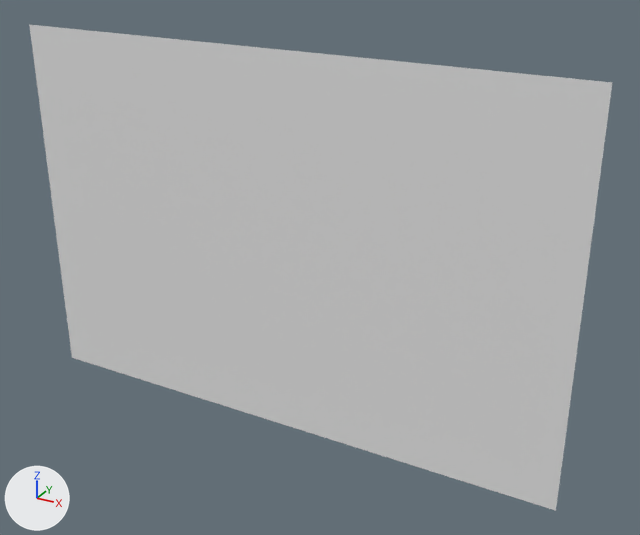
What one commit did to the OBJ model Project/Assets/Tiled2Unity/Meshes/map1.obj.
Rendered twice from a 50 mm lens placed at (248.0, -1329.0, 271.0), pointed at (-499.0, 30.0, -409.0). The lights are fixed; the arrows at lower left show +X, +Y and +Z. Where no turn or scale is listed for an object, it has been applied to the vertices.

Objects in the first picture: 'map1'.
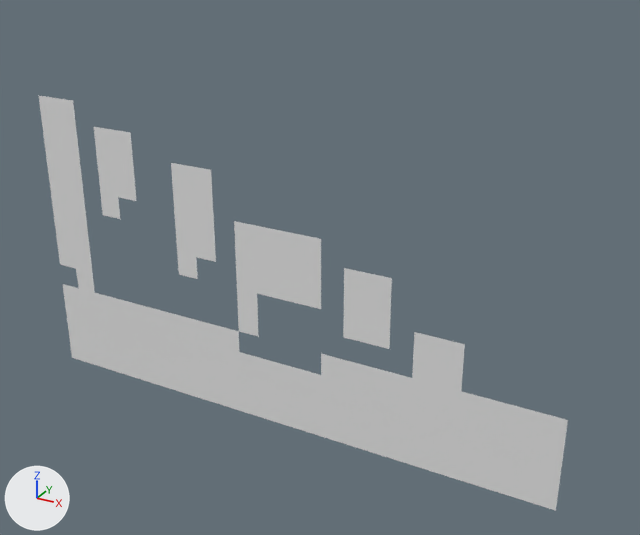
Location of each change, [x1, y1, x2, y2] in pixels of the pictures (640 x 535 px):
'map1', reshaped (9% narrower, 14% shorter): before [29, 25, 613, 511]; after [38, 95, 568, 511]
part 1 of me_map1, deleted: before [29, 25, 613, 420]

Edits to the bpy script that builds the scene:
```text
Change me_map1:
    used by ob_map1; location = (0.0, 0.0, 0.0)
    remove me_map1.from_pydata(...)  # 425 vertices, 384 faces; spans x -1152.0..0.0, y 0.0, z -768.0..0.0
    add me_map1.from_pydata(...)  # 221 vertices, 149 faces; spans x -1152.0..0.0, y 0.0, z -768.0..-144.0
    me_map1 part 1
    204 vertices are removed from x -1152.0..0.0, y 0.0, z -576.0..0.0
    235 faces are deleted
```
